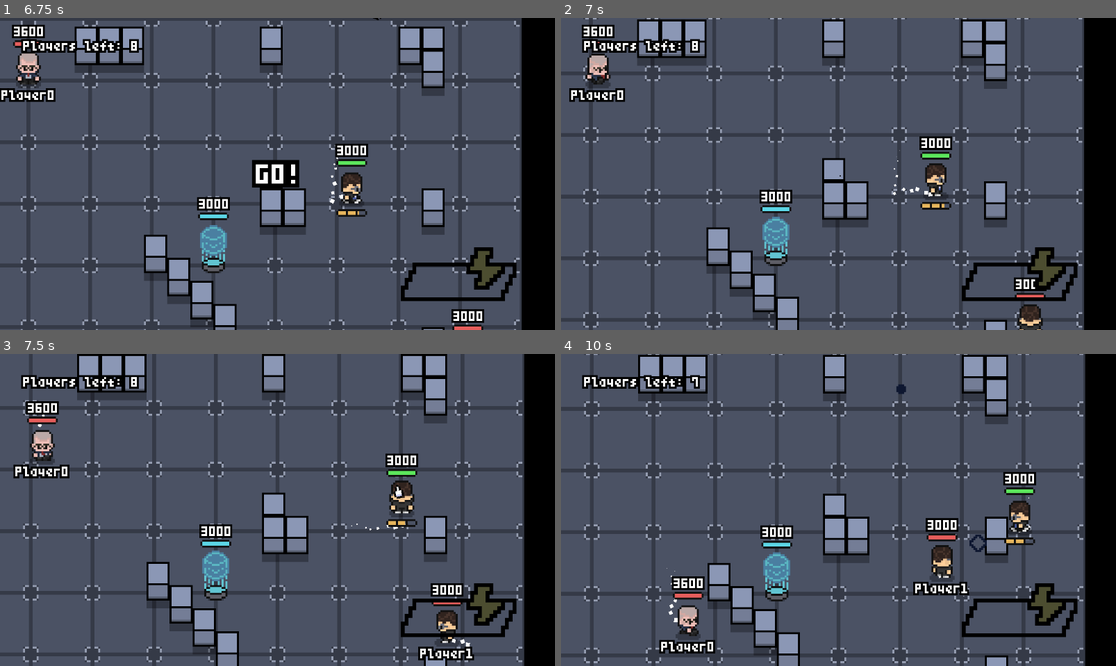
Above: before the commit, frames 1-4 (two rows, left to right).
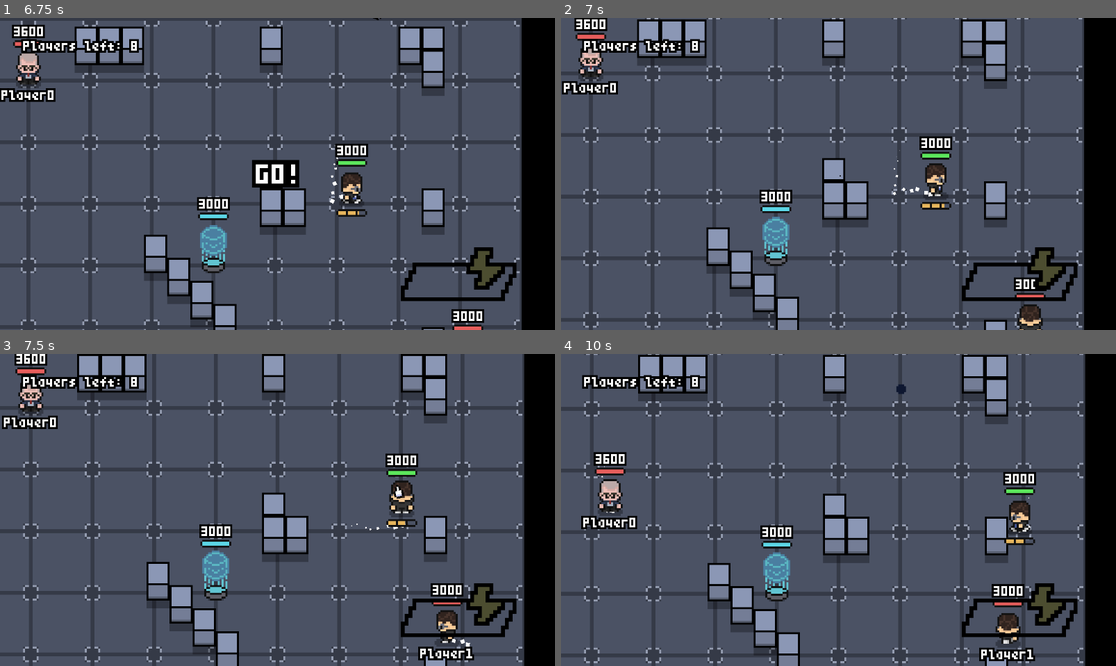
Above: after the commit, the same moments.

Repository: ppaluchowski64/SCI-Stars
Game: Godot game, scene res://scenes/lobby.tscn
Two runs of this game, one before a commit and one after it. Both use one fixed random seed, a clock stepped at 60 frames per second and the inputs below.
Inputs (mouse positions are in pixels of both pictures, inside the frame that each line leads up to):
- Up to frame 1 (6.75 s): click "PLAY" at 0.5 s; tap Enter (ui_accept) at 1.25, 1.52, 2.27, 3.77, 4.52, 5.27 s; move the mouse to (399, 158) at 1.27 s; hold D (right) 1.28-2.03 s; click (399, 158) at 1.35 s; move the mouse to (166, 189) at 2.02 s; hold S (down) 2.03-2.78 s; right-click (166, 189) at 2.1 s; move the mouse to (333, 105) at 2.77 s; hold D (right) 2.78-3.53 s; click (333, 105) at 2.85 s; move the mouse to (249, 236) at 3.52 s; hold W (up) 3.53-4.28 s; right-click (249, 236) at 3.6 s; move the mouse to (444, 220) at 4.27 s; hold A (left) 4.28-5.78 s; click (444, 220) at 4.35 s; move the mouse to (111, 127) at 5.02 s; right-click (111, 127) at 5.1 s; move the mouse to (305, 174) at 5.77 s; hold S (down) 5.78-6.53 s; click (305, 174) at 5.85 s; move the mouse to (194, 96) at 6.52 s; hold D (right) from 6.53 s (still down); right-click (194, 96) at 6.6 s
- Up to frame 2 (7 s): keep holding D (right); tap Enter (ui_accept) at 6.77 s
- Up to frame 3 (7.5 s): move the mouse to (399, 494) at 7.27 s; release D (right) at 7.28 s; hold W (up) from 7.28 s (still down); click (399, 494) at 7.35 s
- Up to frame 4 (10 s): tap Enter (ui_accept) at 7.52, 8.27, 9.77 s; move the mouse to (727, 525) at 8.02 s; release W (up) at 8.03 s; hold D (right) 8.03-8.78 s; right-click (727, 525) at 8.1 s; move the mouse to (894, 441) at 8.77 s; hold S (down) 8.78-9.53 s; click (894, 441) at 8.85 s; move the mouse to (810, 572) at 9.52 s; hold A (left) from 9.53 s (still down); right-click (810, 572) at 9.6 s

Frame 1 is identical in both runs. In frame 2, 1.5% of the frame differs, in the area x 0-12%, y 0-27%; in frame 3, 2.0%; in frame 4, 4.9%, in the area x 3-86%, y 8-99%.
Error after the commit: Invalid assignment of property or key 'deir_y' with value of type 'int' on a base object of type 'CharacterBody2D (player.gd)'. (res://scripts/player_ai.gd:39)

Commit message:
Improve enemy players AI
Now enemies don't get stuck on power pods, their calculating formulas and algorithms were adjusted and balanced

Diff:
--- a/game/scripts/consts.gd
+++ b/game/scripts/consts.gd
@@ -4,3 +4,5 @@
 const CAMERA_BORDER_MARGIN: float = 64.0
 const CREDITS_SCROLL_SPEED: float = 25.0
 const QUESTION_ANSWER_TIME: float = 10.0
+
+const DISABLED_TILES: Array = [[-16, 18], [-15, 17], [-17, -17], [16, -17], [15, -19], [-17, -20], [16, -20], [14, 16], [-16, -19], [-18, -19], [-15, -20], [17, 15], [-18, -16], [17, 18], [-13, -20], [-14, 18], [16, 16], [17, -19], [-15, 16], [17, -16], [-14, -19], [-17, 16], [15, 17], [-16, 17], [-18, 17], [15, -20], [13, -20], [-18, -17], [-16, -20], [-17, -18], [16, -18], [17, 14], [-18, -20], [14, 18], [-15, -18], [17, 17], [-14, 17], [-18, 15], [14, -19], [-18, 16], [17, -17], [-17, 15], [15, 16], [17, -20], [-16, 16], [16, 15], [16, 18], [-14, -20], [-17, 18], [-15, 18], [-17, -19], [16, -19], [-17, -16], [-15, -19], [15, -18], [17, 16], [-18, -18], [17, 13], [-16, -18], [14, -20], [-17, 14], [16, 14], [-18, 18], [15, 18], [-17, 17], [16, 17], [17, -18]]
--- a/game/scripts/player.gd
+++ b/game/scripts/player.gd
@@ -234,7 +234,6 @@
 		move()
 		shoot(delta)
 
-		"""
 		# DEBUG PURPOSES
 		if Input.is_action_just_pressed("debug_1"):
 			take_damage(9999, get_parent().get_children().pick_random())
@@ -242,10 +241,10 @@
 			for player in get_parent().get_children():
 				if player != self:
 					player.take_damage(9999)
-		"""
 	else:
 		if not block_controls and ai:
 			ai.update(delta)
+			pass
 
 	animate(delta)
 	update_ui()
--- a/game/scripts/player_ai.gd
+++ b/game/scripts/player_ai.gd
@@ -4,12 +4,14 @@
 @onready var move_timer: Timer = $MoveTimer
 @onready var shoot_timer: Timer = $ShootTimer
 
-var astar = AStarGrid2D.new()
+var astar: AStarGrid2D
 var current_path: PackedVector2Array
 var path_index: int = 0
 
 var moving: bool = false
 var ignore_enemy_frames: float = 600
+
+var font = SystemFont.new()
 
 func update(delta: float) -> void:
 	global_position = Vector2.ZERO
@@ -34,7 +36,7 @@
 
 			if player.shoot_animation.time_left == 0:
 				player.dir_x = 0
-				player.dir_y = 0
+				player.deir_y = 0
 
 			if shoot_timer.is_stopped():
 				player.projectile_func.call(angle)
@@ -43,7 +45,7 @@
 				player.dir_x = dir[0]
 				player.dir_y = dir[1]
 
-				shoot_timer.start(1 + randf_range(-0.2, 0.2))
+				shoot_timer.start(randf_range(1.2, 1.5) * 0.75 / player.reload_speed)
 
 			return
 		else:
@@ -56,7 +58,8 @@
 		player.dir_y = 0
 
 		if move_timer.is_stopped():
-			move_timer.start(1)
+			# funi formula
+			move_timer.start((randf_range(0, 1) ** 2) * 2 + 1)
 
 		return
 
@@ -91,21 +94,31 @@
 	global_position = Vector2.ZERO
 	astar = AStarAI.astar
 
-func _draw() -> void:
+"""func _draw() -> void:
 	if AStarAI.debug_draw:
-		"""for x in range(astar.region.position.x, astar.region.end.x):
-			for y in range(astar.region.position.y, astar.region.end.y):
-				var cell_pos = Vector2(x, y)
-				var world_pos = cell_pos * AStarAI.cell_size
-				var rect = Rect2(world_pos, AStarAI.cell_size)
-				var is_solid = astar.is_point_solid(cell_pos)
+		if player.id == 0:
+			for x in range(astar.region.position.x, astar.region.end.x):
+				for y in range(astar.region.position.y, astar.region.end.y):
+					var cell_pos = Vector2(x, y)
+					var world_pos = cell_pos * AStarAI.cell_size
+					var rect = Rect2(world_pos, AStarAI.cell_size)
+					var is_solid = astar.is_point_solid(cell_pos)
 
-				if is_solid:
-					draw_rect(rect, Color.RED, false)"""
+					if is_solid:
+						draw_rect(rect, Color.RED, false)
+						draw_string(font, world_pos, str(cell_pos.x), 0, -1, 8)
+						draw_string(font, world_pos + Vector2(0, 10), str(cell_pos.y), 0, -1, 8)
+					else:
+						draw_rect(rect, Color.YELLOW, false)
 
 		for point in current_path:
-			draw_circle(point, 3, Color.GREEN)
+			draw_circle(point, 3, Color.GREEN)"""
 
 func _on_move_timer_timeout() -> void:
-	set_target(Vector2i(randi_range(-40, 39), randi_range(-40, 39)))
-	queue_redraw()
+	var target: Vector2i
+
+	while not target or AStarAI.astar.is_point_solid(target):
+		target = Vector2i(randi_range(-40, 39), randi_range(-40, 39))
+
+	set_target(target)
+	#queue_redraw()
--- a/game/scripts/player_ai_astar.gd
+++ b/game/scripts/player_ai_astar.gd
@@ -7,7 +7,7 @@
 
 var astar: AStarGrid2D = AStarGrid2D.new()
 
-var debug_draw: bool = false
+#var debug_draw: bool = true
 
 func generate_astar(new_astar: AStarGrid2D, tilemap: TileMapLayer) -> void:
 	for x in range(-grid_size / 2, grid_size / 2):
@@ -17,6 +17,9 @@
 					for oy in range(-2, 4):
 						if not ox in [-2, 3] or not oy in [-2, 3]:
 							new_astar.set_point_solid(Vector2i(x * 2 + ox, y * 2 + oy))
+
+	for pos in Const.DISABLED_TILES:
+		new_astar.set_point_solid(Vector2i(pos[0], pos[1]))
 
 func setup() -> void:
 	obstacles = get_tree().get_first_node_in_group("obstacle")
